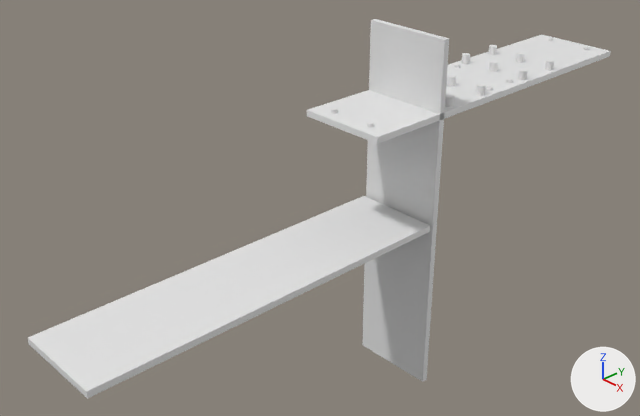
An edit to the Blender file [2026] Escape Mount/Untitled.blend, drawn before and after from the same camera.
The view is the same before and after, from a camera (50 mm lens) standing at (0.427, -0.566, 0.235) and looking at (-0.03, -0.142, -0.08). Arrows for +X, +Y and +Z are at lower right; the lights stay in place. The older version comes first.
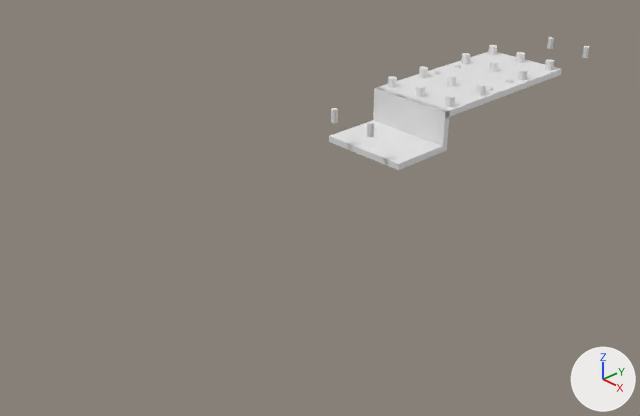
Location of each change, [x1, y1, x2, y2] in pixels of the pictures (640 x 416 px):
'Cube.004', moved, rescaled (70% narrower, 75% shorter): before [28, 196, 430, 399]; after [329, 120, 447, 170]
'Cube.005', moved, rescaled (11% narrower, 84% shorter): before [362, 19, 449, 382]; after [373, 87, 450, 146]
'Cube.001', moved, rescaled (38% narrower, 39% shorter): before [307, 35, 611, 144]; after [375, 52, 562, 118]

Edits to the bpy script that builds the scene:
```text
Change ob_cube_001:
    ob_cube_001.location: (0.0, 0.0, 0.0) -> (0.0, -0.0025, 0.0)
    ob_cube_001.scale: (1.0, 1.0, 1.0) -> (1.0, 0.503, 1.0)
Change ob_cube_004:
    ob_cube_004.location: (0.0, -0.2367, -0.0918) -> (0.0, -0.1, -0.027)
    ob_cube_004.scale: (1.0, 1.0, 1.0) -> (1.0, 0.18, 1.0)
Change ob_cube_005:
    ob_cube_005.location: (0.0, -0.0814, -0.0918) -> (0.0, -0.0755, -0.011)
    ob_cube_005.scale: (1.0, 1.0, 1.0) -> (1.0, 0.09, 1.0)
```
